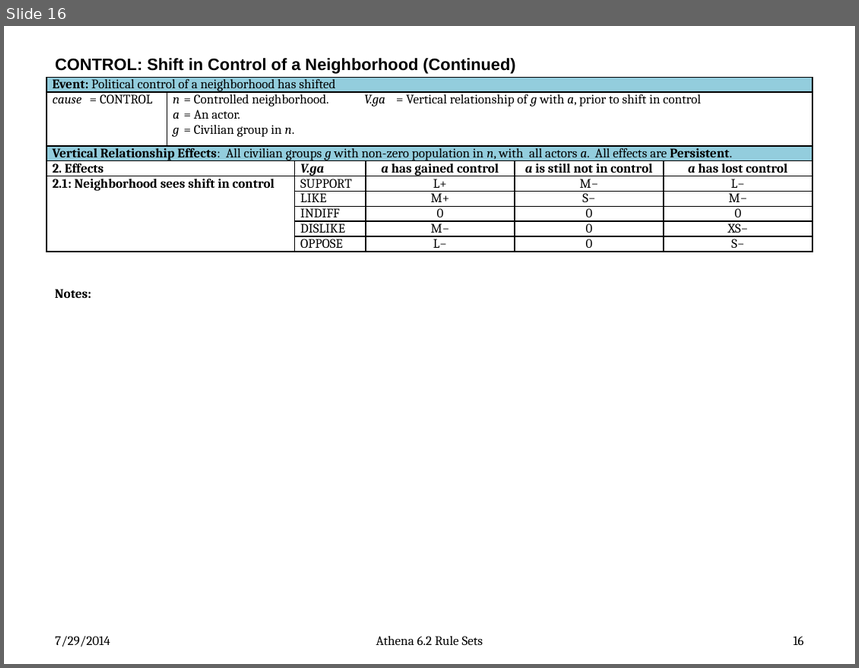
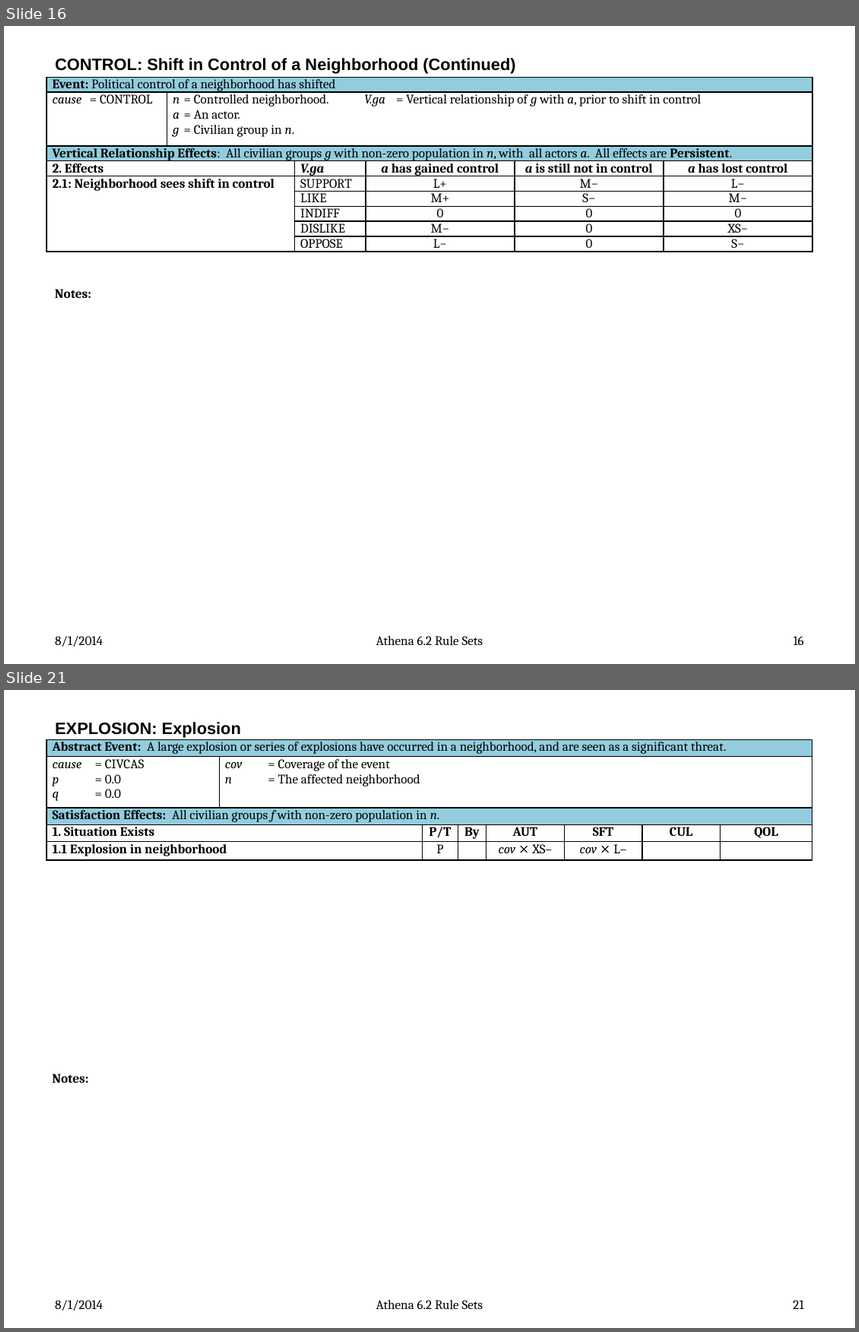
Before and after one commit to AthenaModel/athena-legacy, a slide deck: docs/dev/rules.pptx. Shown one above the other, each under a label of ours: slide 16 before the commit, slides 16 and 21 after it; the slides between them are not shown. The pictures are 859x668 and 859x1332 pixels, drawn with LibreOffice and Linux fonts; fonts in the diff are those of the drawing. Boxes give left, top, right and bottom in pixels: in the first picture for what was removed or moved away, otherwise in the second. Text is boxed around its words. In the diff, an @@ line names an element or a change of style, - is before the commit and + after.

Commit message:
Fixed Bug #{4561}
Added the new rule sets with their model parameters, updated the relevant
enumerations, added a test suite, and updated the Rules document.

```diff
--- a/docs/dev/rules.pptx
+++ b/docs/dev/rules.pptx
@@ slide 21 added at box(4, 690, 855, 1328), background #FFFFFF @@
@@ title added at box(55, 722, 241, 737), 14 pt, text #000000, bold @@
+EXPLOSION: Explosion
@@ table added at box(47, 739, 813, 860), 5 rows, 8 columns @@
+Abstract Event: A large explosion or series of explosions have occurred in a neighborhood, and are seen as a significant threat. |  |  |  |  |  |  | 
+cause = CIVCAS / p = 0.0 / q = 0.0 | cov = Coverage of the event / n = The affected neighborhood |  |  |  |  |  | 
+Satisfaction Effects: All civilian groups f with non-zero population in n. |  |  |  |  |  |  | 
+1. Situation Exists |  | P/T | By | AUT | SFT | CUL | QOL
+1.1 Explosion in neighborhood |  | P |  | cov ⨯ XS– | cov ⨯ L– |  | 
@@ text added at box(52, 1074, 88, 1083), 11 pt, text #000000, bold @@
+Notes:
@@ text added at box(55, 1300, 103, 1311), 11 pt, text #000000 @@
+8/1/2014
@@ text added at box(376, 1300, 484, 1309), 11 pt, text #000000 @@
+Athena 6.2 Rule Sets
@@ page number added at box(793, 1300, 804, 1309), 11 pt, text #000000 @@
+21
@@ slide 16 changed as well @@
@@ text at box(55, 636, 103, 647): text changed @@
-7/29/2014
+8/1/2014
```
Also in this commit, not shown: 72 other slides changed, 6 other slides added, 6 other files.
